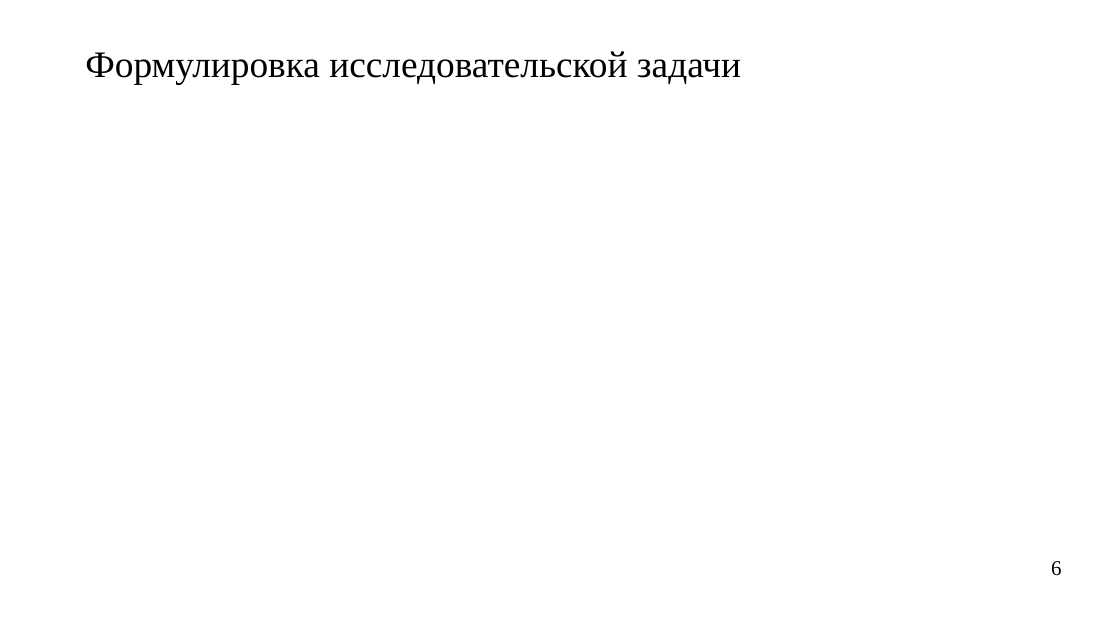
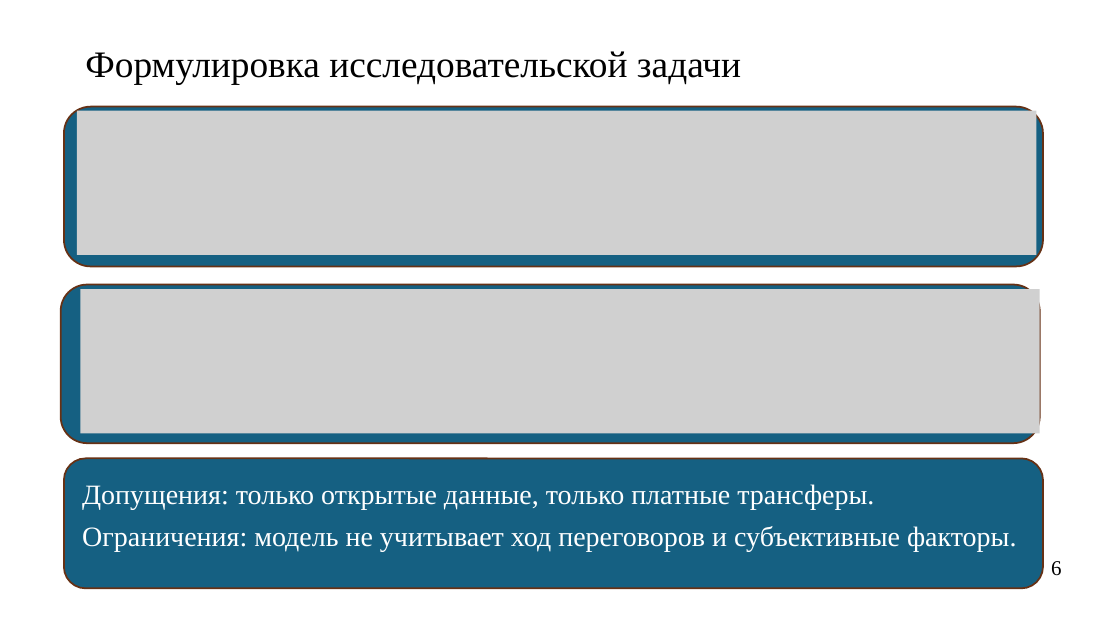
Before and after one commit to Kirill010/RTU-MIREA, a slide deck: slide 6 of 4 курс/8 семестр/Преддипломная практика/010304_22И1429_Ким_КС_презентация_предзащита.pptx. Drawn at 1120x630 pixels with LibreOffice and Linux fonts; fonts in the diff are those of the drawing; grey boxes stand for pictures. Boxes give left, top, right and bottom in pixels: in the first picture for what was removed or moved away, otherwise in the second. Text is boxed around its words. In the diff, an @@ line names an element or a change of style, - is before the commit and + after.

```diff
--- a/4 курс/8 семестр/Преддипломная практика/010304_22И1429_Ким_КС_презентация_предзащита.pptx
+++ b/4 курс/8 семестр/Преддипломная практика/010304_22И1429_Ким_КС_презентация_предзащита.pptx
@@ rounded rectangle added at (64,107,1044,266), fill #156082, outline #663216 1.5 pt @@
@@ picture added at (77,111,1037,255) @@
@@ rounded rectangle added at (60,285,1040,444), fill #156082, outline #663216 1.5 pt @@
@@ picture added at (81,289,1040,434) @@
@@ rounded rectangle added at (64,459,1044,589), fill #156082, outline #663216 1.5 pt @@
@@ text added at (82,484,1016,552), 24 pt, text #FFFFFF @@
+Допущения: только открытые данные, только платные трансферы.
+Ограничения: модель не учитывает ход переговоров и субъективные факторы.
```
Also in this commit, not shown: 6 other slides changed, 4 other files.
